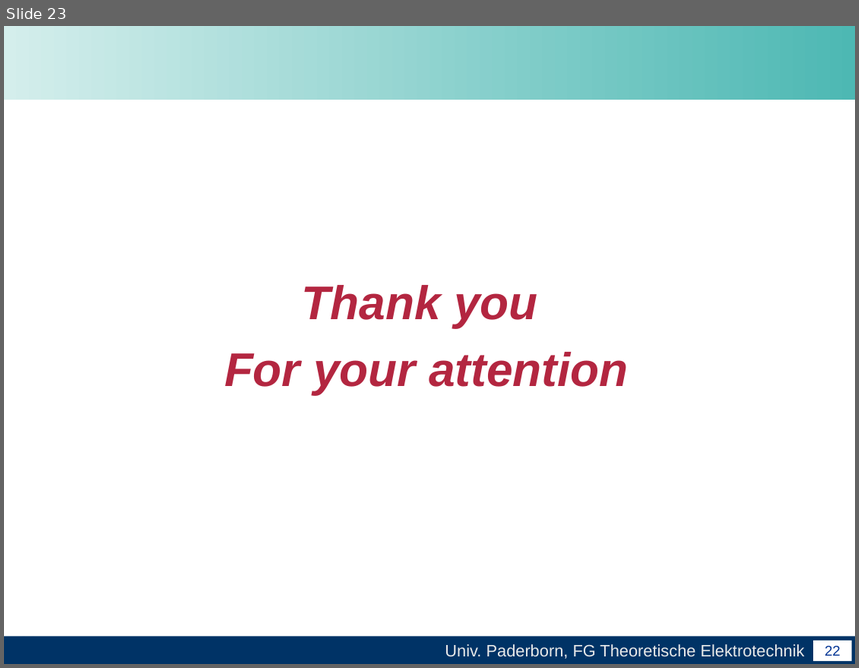
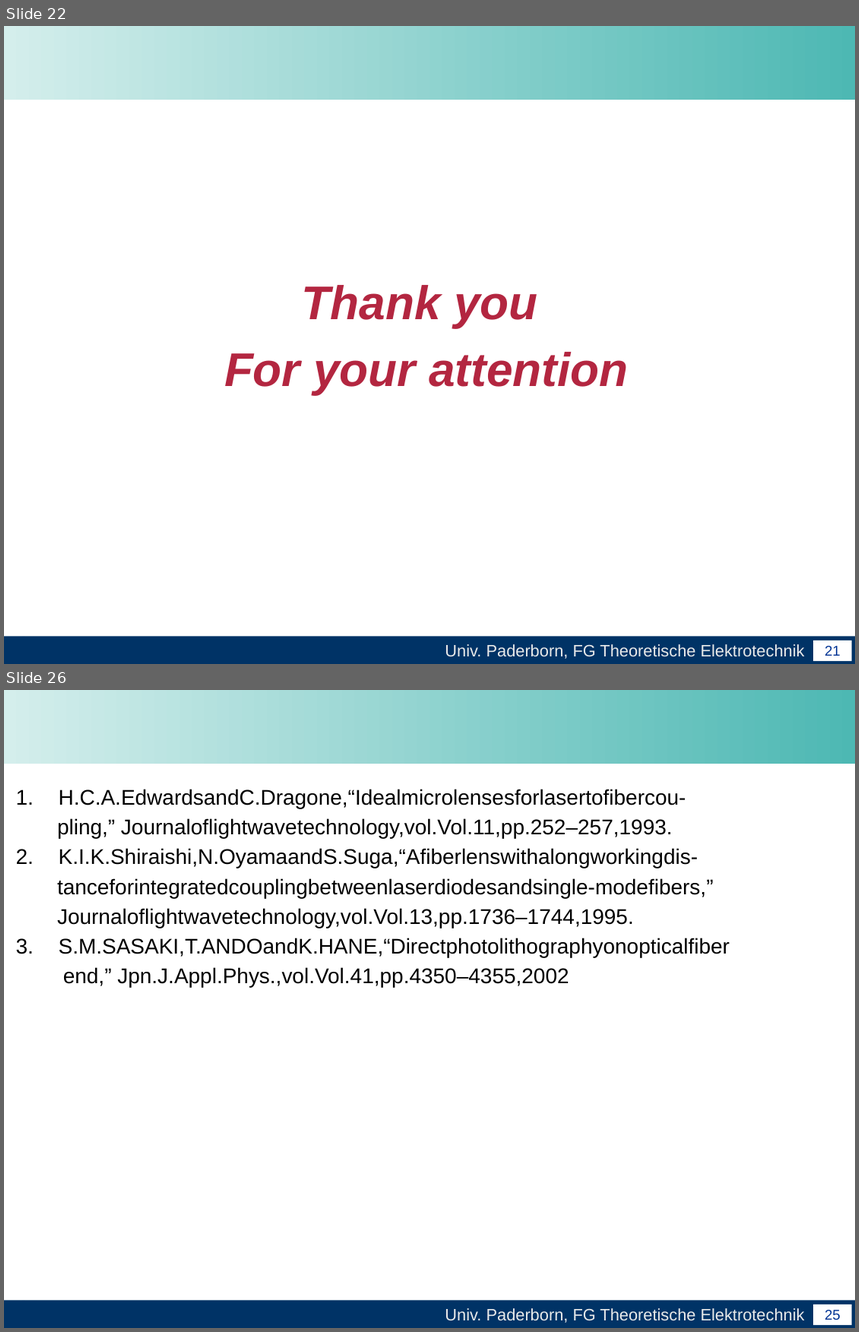
Before and after one commit to leonard117/arbeittet, a slide deck: Master_arbeit/word/Abschlussvortrag der Masterarbeit.pptx. Shown one above the other, each under a label of ours: slide 23 before the commit, slides 22 and 26 after it; the slides between them are not shown. The pictures are 859x668 and 859x1332 pixels, drawn with LibreOffice and Linux fonts; fonts in the diff are those of the drawing; background and template pictures are left out. Boxes give left, top, right and bottom in pixels: in the first picture for what was removed or moved away, otherwise in the second. Text is boxed around its words. In the diff, an @@ line names an element or a change of style, - is before the commit and + after.

```diff
--- a/Master_arbeit/word/Abschlussvortrag der Masterarbeit.pptx
+++ b/Master_arbeit/word/Abschlussvortrag der Masterarbeit.pptx
@@ slide 26 added at (4,690,855,1328), background #FFFFFF; not listed: 4 template elements that a slide beside it also shows @@
@@ text added at (57,789,730,987), 18 pt, text #000000 @@
+1. H.C.A.EdwardsandC.Dragone,“Idealmicrolensesforlasertoﬁbercou-
+pling,” Journaloflightwavetechnology,vol.Vol.11,pp.252–257,1993.
+1. K.I.K.Shiraishi,N.OyamaandS.Suga,“Aﬁberlenswithalongworkingdis-
+tanceforintegratedcouplingbetweenlaserdiodesandsingle-modeﬁbers,”
+Journaloflightwavetechnology,vol.Vol.13,pp.1736–1744,1995.
+1. S.M.SASAKI,T.ANDOandK.HANE,“Directphotolithographyonopticalﬁber
+end,” Jpn.J.Appl.Phys.,vol.Vol.41,pp.4350–4355,2002
@@ what was slide 23 is now slide 22 @@
@@ page number at (825,646,841,656): text changed @@
-22
+21
```
Also in this commit, not shown: 12 slides changed, 2 other slides added, 1 slide removed.
